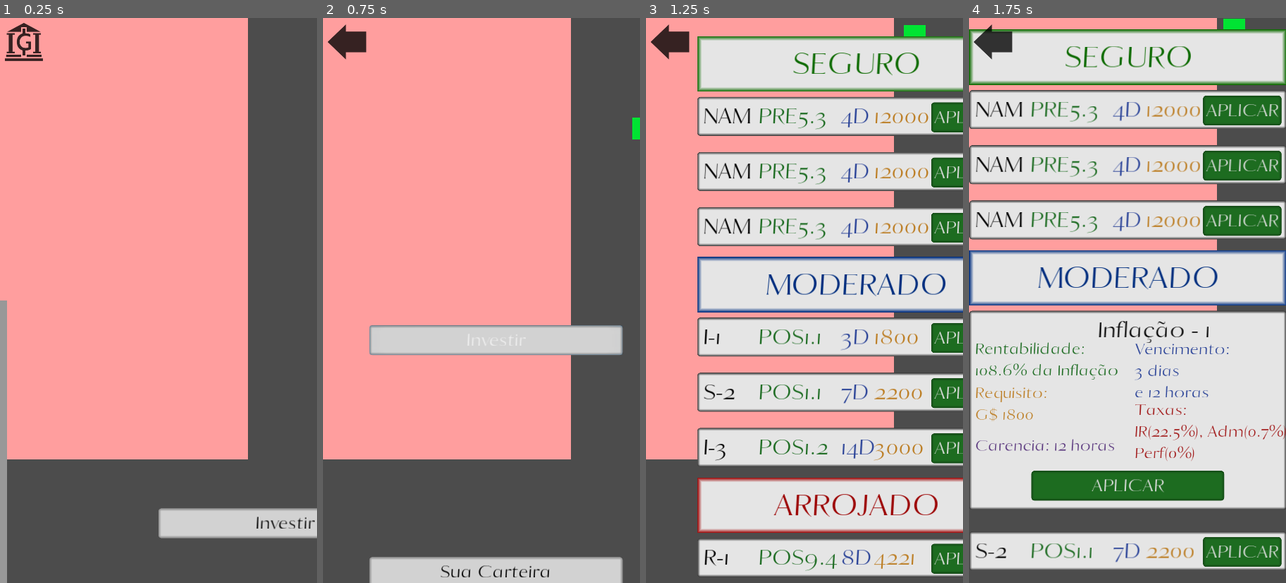
Above: before the commit, frames 1-4 (left to right).
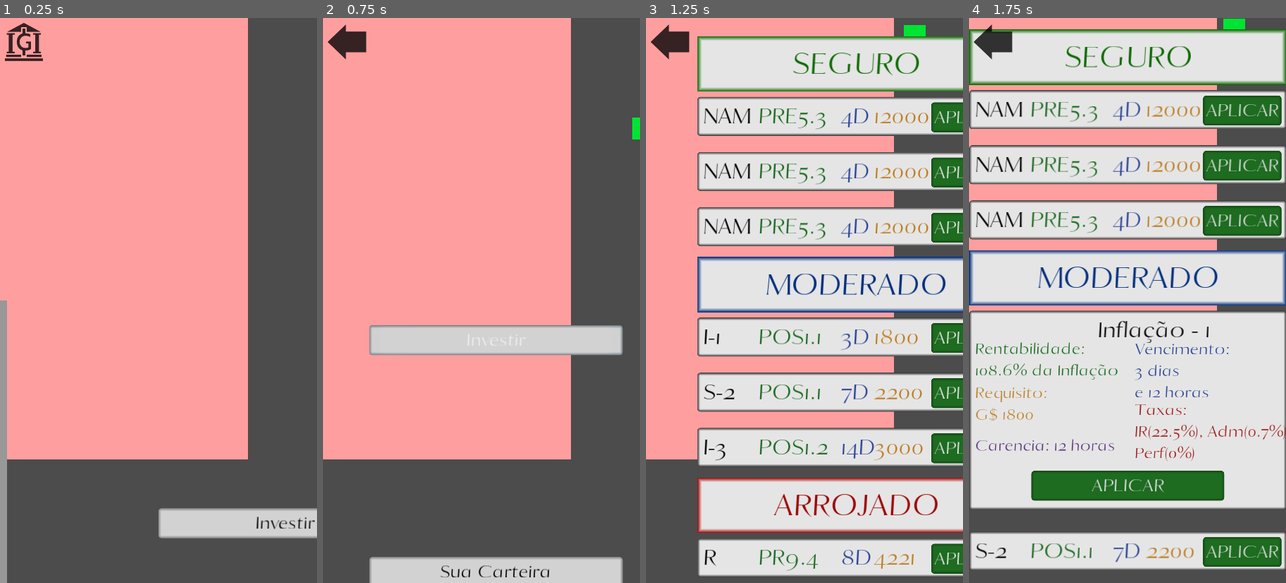
Above: after the commit, the same moments.

Repository: AndreMoukarzel/Grana-Preta
Game: Godot game, scene res://broker/Broker.tscn
Same seed, same stepped clock (60 frames per second), same inputs: the game is played once before the commit and once after it. This scene is started directly instead of the project's main scene.
Inputs:
- Up to frame 1 (0.25 s): no input
- Up to frame 2 (0.75 s): click "Investir" at 0.5 s
- Up to frame 3 (1.25 s): no input
- Up to frame 4 (1.75 s): click "I-1" at 1.25 s

Frames 1-2 are identical in both runs. In frame 3, 0.2% of the frame differs, in the area x 22-61%, y 94-98%; in frame 4, nothing differs.
Error before the commit: Invalid get index '99' (on base: 'Array'). (res://broker/bond/BondGenerator.gd:43)
Error after the commit: Invalid get index '99' (on base: 'Array'). (res://broker/bond/BondGenerator.gd:112)

Commit message:
Load avaiable bonds from save file

Diff:
--- a/Save.gd
+++ b/Save.gd
@@ -120,9 +120,8 @@
 
 func save_available_bond(Bond):
 	var bond_json = {
-		"bond_name" : Bond.bond_name,
+		"name" : Bond.bond_name,
 		"display_rentability" : Bond.display_rentability,
-		"rentability" : Bond.rentability,
 		"rentability_type" : Bond.rentability_type,
 		"expiration" : Bond.expiration,
 		"min_investment" : Bond.min_investment,
@@ -131,3 +130,4 @@
 		"creation_time" : Bond.creation_time
 	}
 	available_bonds.append(bond_json)
+	save_game()
--- a/broker/bond/Bond.gd
+++ b/broker/bond/Bond.gd
@@ -53,9 +53,13 @@
 	$Rentability.rect_scale = Vector2(1, 1)
 	if rentability_type == "Pre-fixada":
 		$Rentability.text = str("PRE", stepify(display_rentability, 0.1))
-	elif rentability_type == "Pos-fixada" or rentability_type == "Prov":
+	elif rentability_type == "Pos-fixada":
 		$Rentability.text = str("POS", stepify(display_rentability, 0.1))
 		$Name.text = bond_name
+	elif rentability_type == "Prov":
+		$Rentability.text = str("PR", stepify(display_rentability, 0.1))
+		$Name.text = bond_name
+
 
 
 	$Expiration.rect_scale = Vector2(1, 1)
@@ -85,14 +89,13 @@
 		$Name.text = str(index_name, " - ", name_split[1])
 	elif rentability_type == "Prov":
 		var index_name
-		var name_split = bond_name.split("-")
 
-		if name_split[0] == 'R':
+		if bond_name == "R":
 			index_name = "Riscado"
-		elif name_split[0] == 'X':
+		elif bond_name == "X":
 			index_name = "Xtremo"
 		$Rentability.text += str(stepify(display_rentability, 0.1) , "% em ", index_name)
-		$Name.text = str(index_name, " - ", name_split[1])
+		$Name.text = index_name
 
 	$Expiration.rect_scale = Vector2(.7, .7)
 	$Expiration.text = "Vencimento:\n"
--- a/broker/bond/BondGenerator.gd
+++ b/broker/bond/BondGenerator.gd
@@ -5,19 +5,88 @@
 
 func generate():
 	randomize()
+	load_bonds()
+	generate_missing_bonds()
+
+
+func load_bonds():
+	var safe_names = ["LCI", "LCA", "CRI", "CRA", "CDB", "TES"]
+	var moderate_names = ["S", "I"]
+	var chanceful_names = ["R", "X"]
+
+	for b in Save.available_bonds:
+		if safe_names.has(b.name):
+			var Bond = BondDisplay.add_bond(BondDisplay.SafeBonds)
+			Bond.setup(b.name, b.display_rentability, b.rentability_type, b.expiration, b.min_investment, b.min_time, b.taxes, b.creation_time)
+		else:
+			var split = b.name.split("-")[0]
+
+			if moderate_names.has(split):
+				var Bond = BondDisplay.add_bond(BondDisplay.ModerBonds)
+				Bond.setup(b.name, b.display_rentability, b.rentability_type, b.expiration, b.min_investment, b.min_time, b.taxes, b.creation_time)
+			elif chanceful_names.has(split):
+				var Bond = BondDisplay.add_bond(BondDisplay.ChanceBonds)
+				Bond.setup(b.name, b.display_rentability, b.rentability_type, b.expiration, b.min_investment, b.min_time, b.taxes, b.creation_time)
+
+
+func generate_missing_bonds():
+	var has_LC = false
+	var has_CR = false
+	var has_TRE = false
+
+	# Check for missing safe bonds
+	for bond in BondDisplay.SafeBonds.get_children():
+		if ["LCI", "LCA"].has(bond.bond_name):
+			has_LC = true
+		elif ["CRI", "CRA", "CDB"].has(bond.bond_name):
+			has_CR = true
+		elif "TES" == bond.bond_name:
+			has_TRE = true
+
 	# Generate pre-fixated bonds
-	generate_safe_bond(["LCI", "LCA"], "Inflation")
-	generate_safe_bond(["CRI", "CRA", "CDB"], "Inflation")
-	generate_safe_bond(["TES"], "Selic")
-	# Generate pos-fixated bonds
-	generate_moderate_bonds(["S-1", "I-1"])
-	generate_moderate_bonds(["S-2", "I-2"])
-	generate_moderate_bonds(["S-3", "I-3"])
-	# Generate pos-fixated bonds provisionated on risky funds
-	generate_chanceful_bonds(["R-1", "X-1"])
-	generate_chanceful_bonds(["R-2", "X-2"])
-	generate_chanceful_bonds(["R-3", "X-3"])
+	if not has_LC:
+		generate_safe_bond(["LCI", "LCA"], "Inflation")
+	if not has_CR:
+		generate_safe_bond(["CRI", "CRA", "CDB"], "Inflation")
+	if not has_TRE:
+		generate_safe_bond(["TES"], "Selic")
 
+	var has_1 = false
+	var has_2 = false
+	var has_3 = false
+
+	# Check for missing moderate bonds
+	for bond in BondDisplay.ModerBonds.get_children():
+		if ["S-1", "I-1"].has(bond.bond_name):
+			has_1 = true
+		elif ["S-2", "I-2"].has(bond.bond_name):
+			has_2 = true
+		elif ["S-3", "I-3"].has(bond.bond_name):
+			has_3 = true
+
+	# Generate moderate bonds
+	if not has_1:
+		generate_moderate_bonds(["S-1", "I-1"])
+	if not has_2:
+		generate_moderate_bonds(["S-2", "I-2"])
+	if not has_3:
+		generate_moderate_bonds(["S-3", "I-3"])
+
+	var has_R = false
+	var has_X = false
+
+	# Check for missing chanceful bonds
+	for bond in BondDisplay.ChanceBonds.get_children():
+		if "R" == bond.bond_name:
+			has_R = true
+		elif "X" == bond.bond_name:
+			has_X = true
+
+	# Generate moderate bonds
+	if not has_R:
+		generate_chanceful_bonds(["R"])
+	if not has_X:
+		generate_chanceful_bonds(["X"])
 
 
 func generate_safe_bond(possible_names, index_name):
@@ -70,7 +139,7 @@
 	var min_investment = 200 + randi() % 4801
 	var min_time = [1, 0]
 	var expiration = [min_time[0] + 2 + randi() % 12, 0]
-	var taxes = [22.5, rand_range(0.0, 2.5), 20 + (5 * randi() % 2)] # IR, Adm, Performance
+	var taxes = [22.5, rand_range(0.0, 2.5), 20 + (5 * (randi() % 2))] # IR, Adm, Performance
 	var rentability
 	var simulation = [0.0]
 	var avg = 0.0
